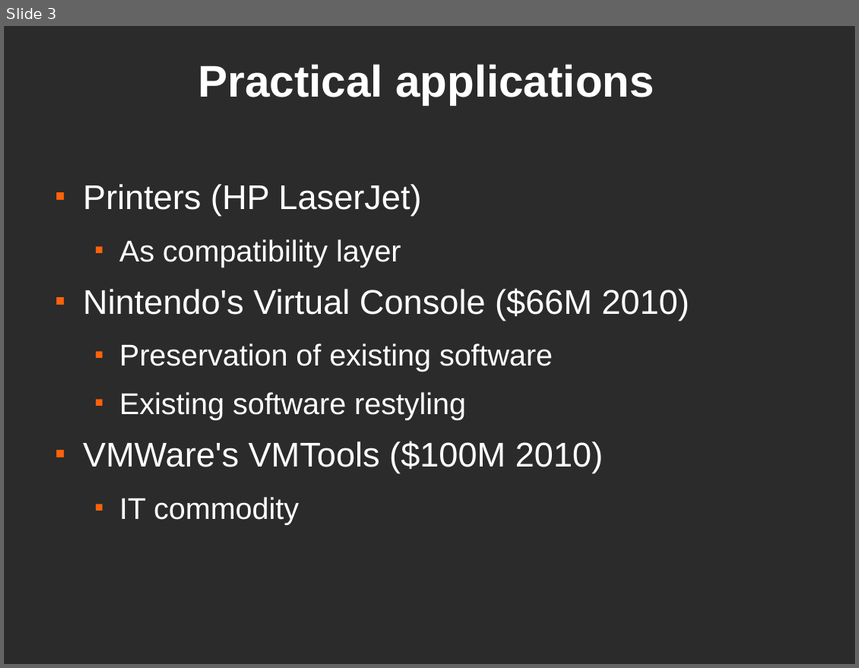
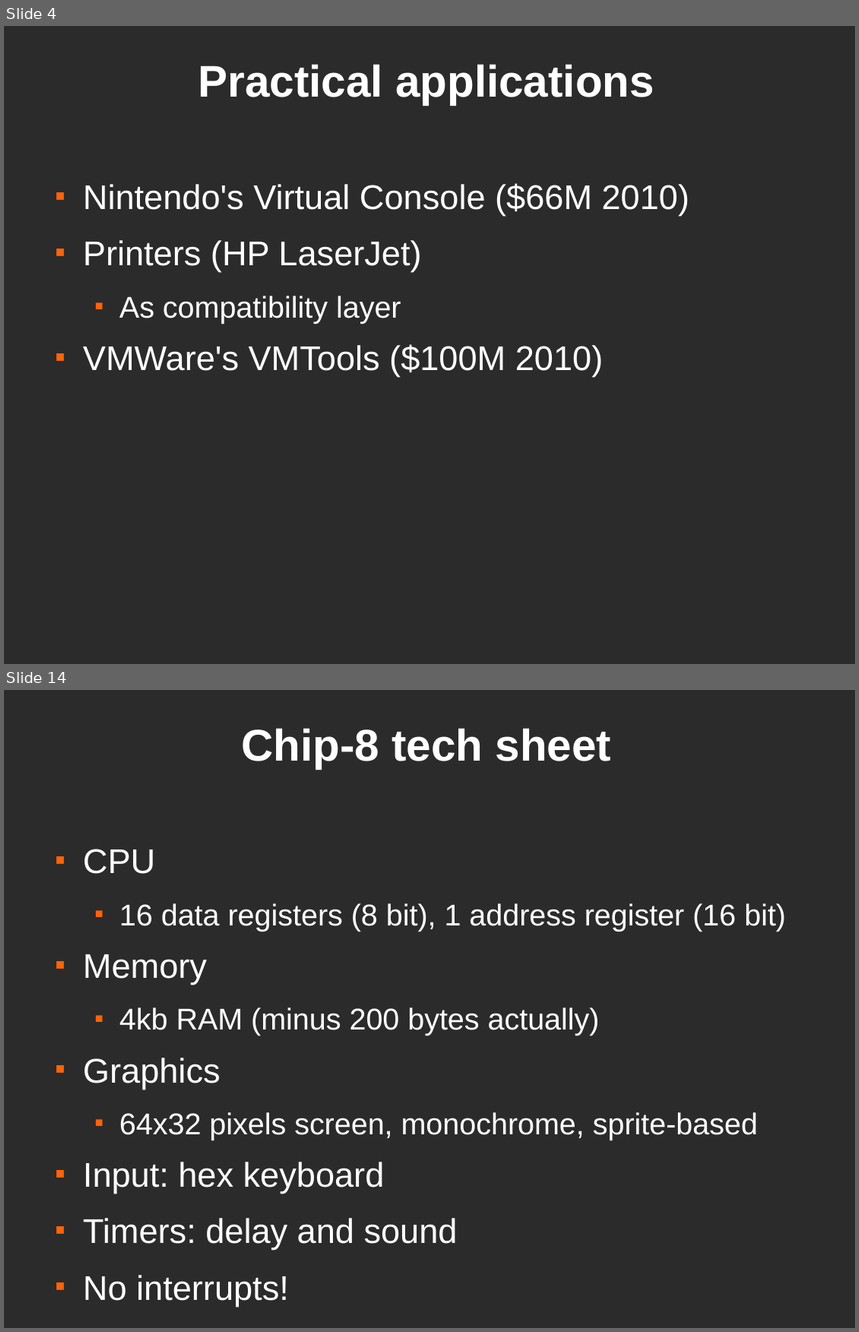
Before and after one commit to lmancini/py8, a slide deck: ep2011/emulatore.odp. Shown one above the other, each under a label of ours: slide 3 before the commit, slides 4 and 14 after it; the slides between them are not shown. The pictures are 859x668 and 859x1332 pixels, drawn with LibreOffice and Linux fonts; fonts in the diff are those of the drawing; background and template pictures are left out; a plain dark background stands for a picture behind light text. Boxes give left, top, right and bottom in pixels: in the first picture for what was removed or moved away, otherwise in the second. Text is boxed around its words. In the diff, an @@ line names an element or a change of style, - is before the commit and + after.

```diff
--- a/ep2011/emulatore.odp
+++ b/ep2011/emulatore.odp
@@ slide 14 added at box(4, 690, 855, 1328), background picture (left out) @@
@@ title added at box(242, 728, 612, 769), 41.4 pt, text #FFFFFF, bold @@
+Chip-8 tech sheet
@@ text added at box(83, 849, 786, 1250), 28 pt, text #FFFFFF @@
+■ CPU
+  ■ 16 data registers (8 bit), 1 address register (16 bit)
+■ Memory
+  ■ 4kb RAM (minus 200 bytes actually)
+■ Graphics
+  ■ 64x32 pixels screen, monochrome, sprite-based
+■ Input: hex keyboard
+■ Timers: delay and sound
+■ No interrupts!
@@ what was slide 3 is now slide 4 @@
@@ slide 4 changed as well @@
@@ text at box(83, 183, 690, 216): paragraph added @@
+■ Nintendo's Virtual Console ($66M 2010)
@@ text at box(83, 288, 690, 420): paragraphs removed @@
-■ Nintendo's Virtual Console ($66M 2010)
-  ■ Preservation of existing software
-  ■ Existing software restyling
@@ text at box(120, 497, 299, 525): paragraph removed @@
-  ■ IT commodity
```
Also in this commit, not shown: 1 other slide changed, 11 other slides added, 1 slide removed.
